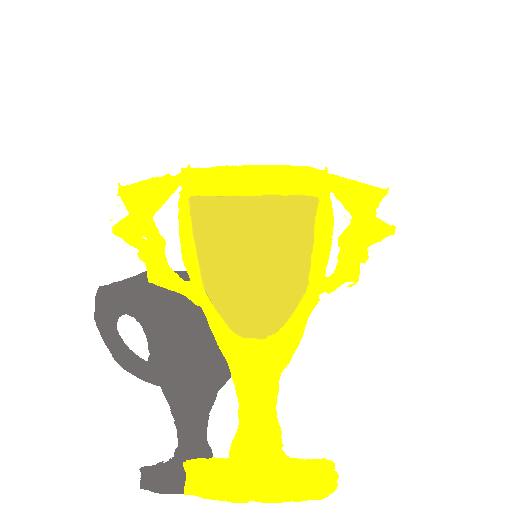
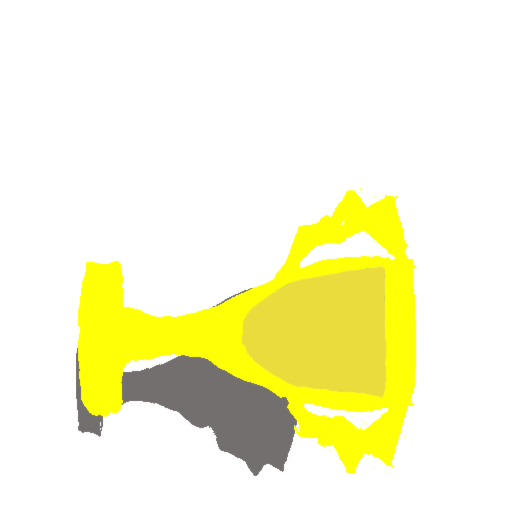
Two versions of the same layered image (512x512). Layer-by-layer changes:
painted on "Base Color schem" over [78, 157, 424, 503]
painted on "siloute back" over [76, 270, 300, 494]
